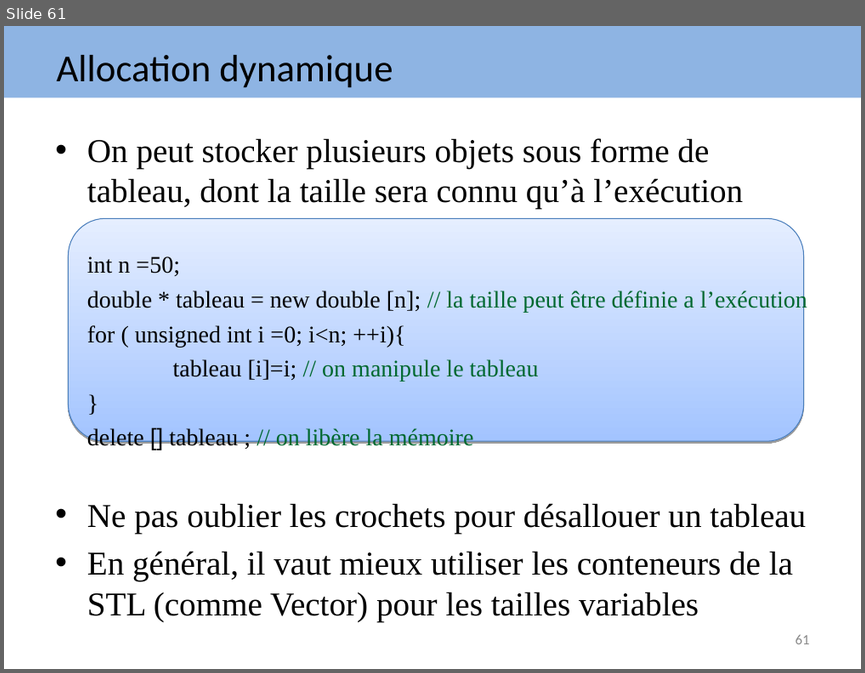
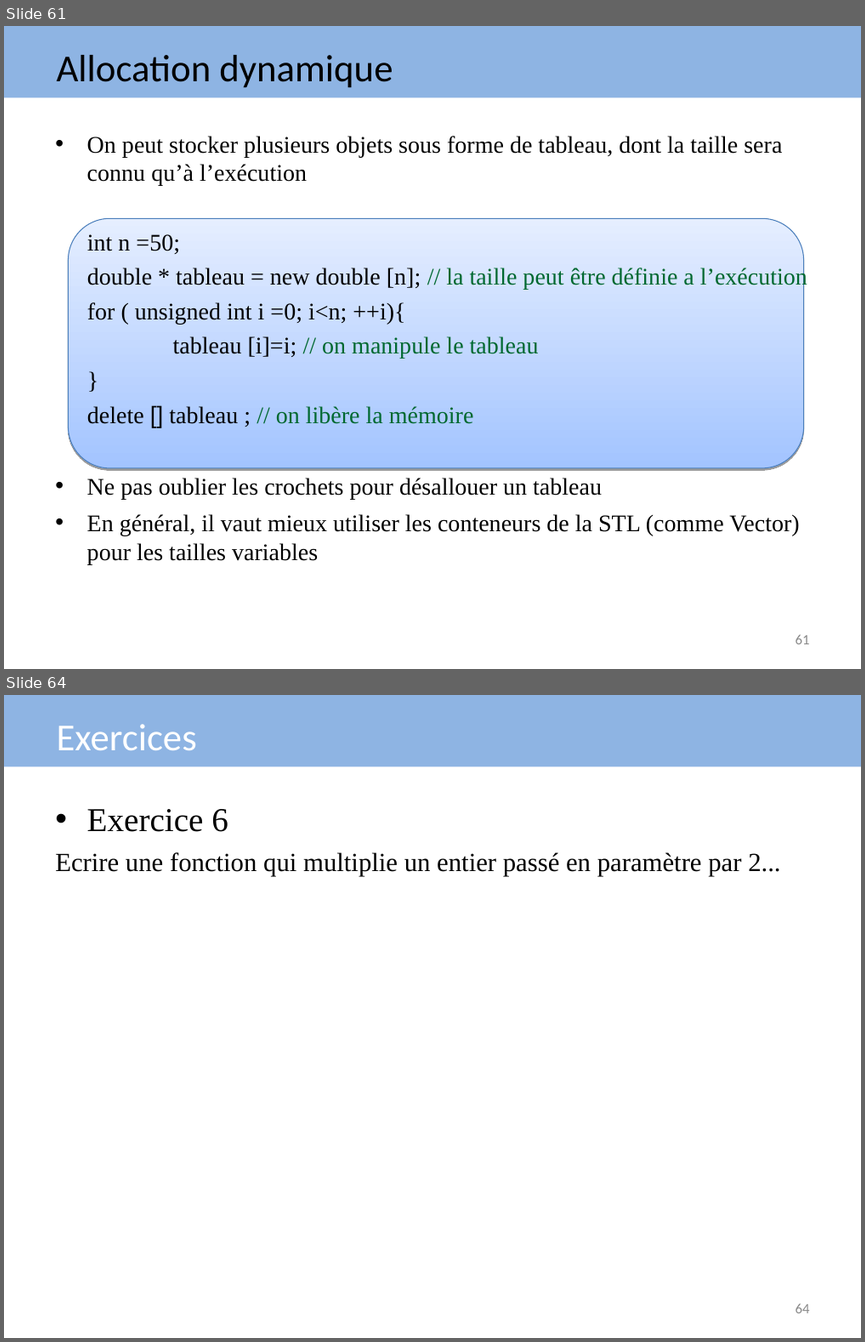
Before and after one commit to arnaudbirk/Formation-CPlusPlus, a slide deck: cours/Formation EVAFI C++.ppt. Shown one above the other, each under a label of ours: slide 61 before the commit, slides 61 and 64 after it; the slides between them are not shown. The pictures are 865x673 and 865x1342 pixels, drawn with LibreOffice and Linux fonts; fonts in the diff are those of the drawing. Boxes give left, top, right and bottom in pixels: in the first picture for what was removed or moved away, otherwise in the second. Text is boxed around its words. In the diff, an @@ line names an element or a change of style, - is before the commit and + after.

Commit message:
Ajout Exercice 3,4,5,6

```diff
--- a/cours/Formation EVAFI C++.ppt
+++ b/cours/Formation EVAFI C++.ppt
@@ slide 64 added at (4, 695, 861, 1338), background #FFFFFF; not listed: 1 template element that a slide beside it also shows @@
@@ text added at (57, 724, 197, 750), 32 pt, text #FFFFFF @@
+Exercices
@@ text added at (55, 809, 780, 876), 22 pt, text #000000 @@
+• Exercice 6
+Ecrire une fonction qui multiplie un entier passé en paramètre par 2...
@@ page number added at (795, 1303, 810, 1313), 12 pt, text #898989 @@
+64
@@ slide 61 changed as well @@
@@ text "On peut stocker plusieurs objets ..." at (87, 136, 807, 564): size 28 to 20 pt in "On peut stocker plusieurs objets sous forme ...", "Ne pas oublier les crochets pour désallouer ...", "En général, il vaut mieux utiliser les ..." @@
@@ rounded rectangle: place and size @@
-rounded rectangle at (69, 218, 803, 441)
+rounded rectangle at (69, 218, 803, 467)
```
Also in this commit, not shown: 103 other slides changed, 1 other slide added, 1 slide removed, 4 other files.
